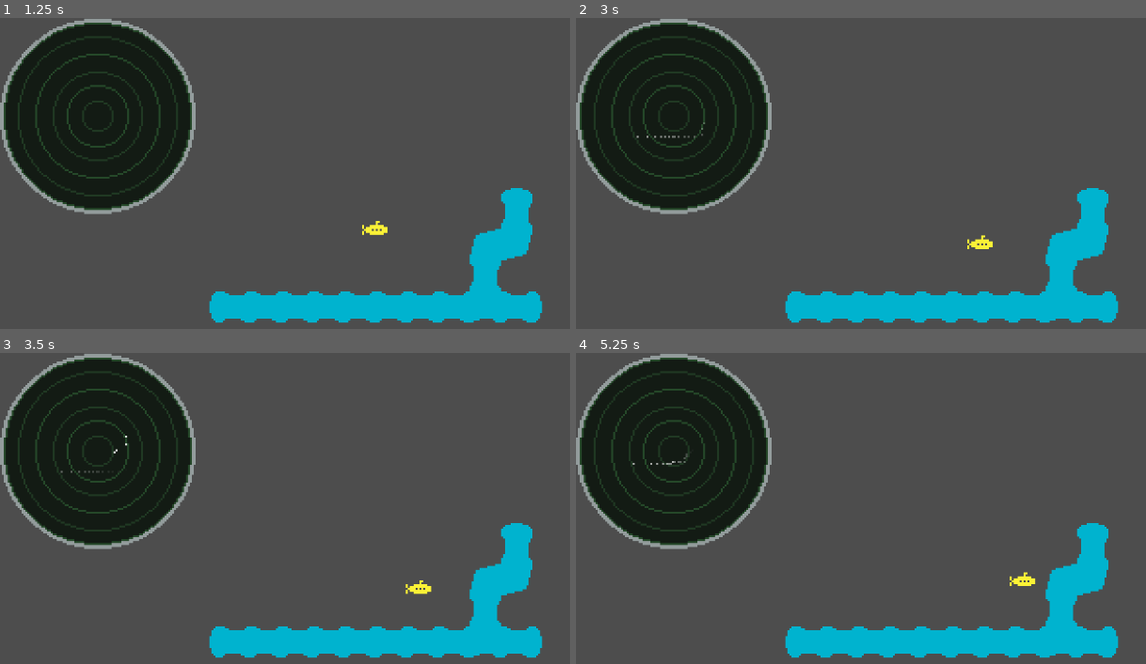
Above: before the commit, frames 1-4 (two rows, left to right).
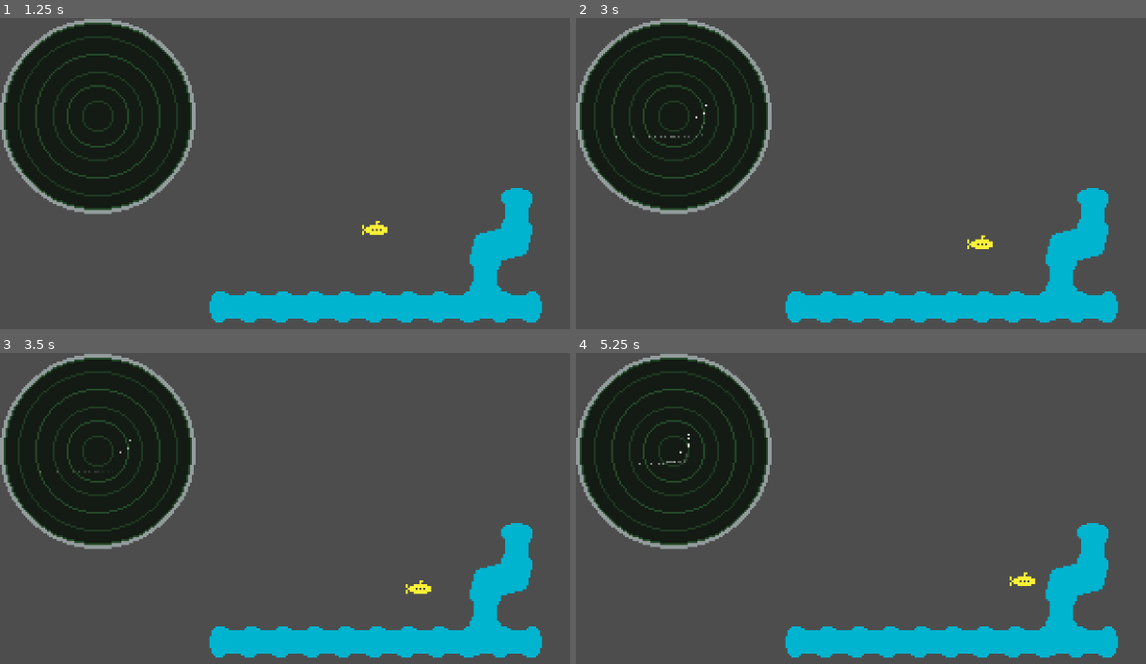
Above: after the commit, the same moments.

Repository: sparkworm/SonarScramble
Game: Godot game, scene res://scenes/main.tscn
Same seed, same stepped clock (60 frames per second), same inputs: the game is played once before the commit and once after it. The engine's default icon, where the game draws it, is replaced by a stand-in: a white triangle on a blue panel in a dark square.
Inputs:
- Up to frame 1 (1.25 s): click "Play" at 0.5 s
- Up to frame 2 (3 s): tap Enter at 1.25 s; hold D (move_right) 1.28-2.03 s; tap Space (scan) at 1.35, 2.1, 2.85 s; hold S (move_down) 2.03-2.78 s; hold D (move_right) from 2.78 s (still down)
- Up to frame 3 (3.5 s): keep holding D (move_right)
- Up to frame 4 (5.25 s): release D (move_right) at 3.53 s; hold W (move_up) 3.53-4.28 s; tap Space (scan) at 3.6, 4.25, 4.35, 5.1 s; hold A (move_left) from 4.28 s (still down)

Frame 1 is identical in both runs. In frame 2, less than 0.1% of the frame differs, in the area x 6-24%, y 27-39%; in frame 3, less than 0.1%; in frame 4, less than 0.1%, in the area x 9-20%, y 25-36%.

Commit message:
Tweaked some values to make scanning feel a little better

Diff:
--- a/scenes/sonar.gd
+++ b/scenes/sonar.gd
@@ -6,9 +6,9 @@
 ## the number of shots in a scan
 @export var num_shots: int = 36
 ## the length of a scan
-@export var scan_time: float = 2.0
+@export var scan_time: float = 1.5
 ## the distance of an individual raycast
-@export var ray_length: float = 300.0
+@export var ray_length: float = 150.0
 
 var is_scanning: bool = false
 
--- a/scenes/sonar_display.gd
+++ b/scenes/sonar_display.gd
@@ -3,7 +3,7 @@
 
 @export var sonar: Sonar
 @export var blip_scene: PackedScene
-@export var display_radius: int = 50
+@export var display_radius: int = 48
 @export var scale_factor: float = 3.0
 @export var blip_lifetime: float = 2.0
 
